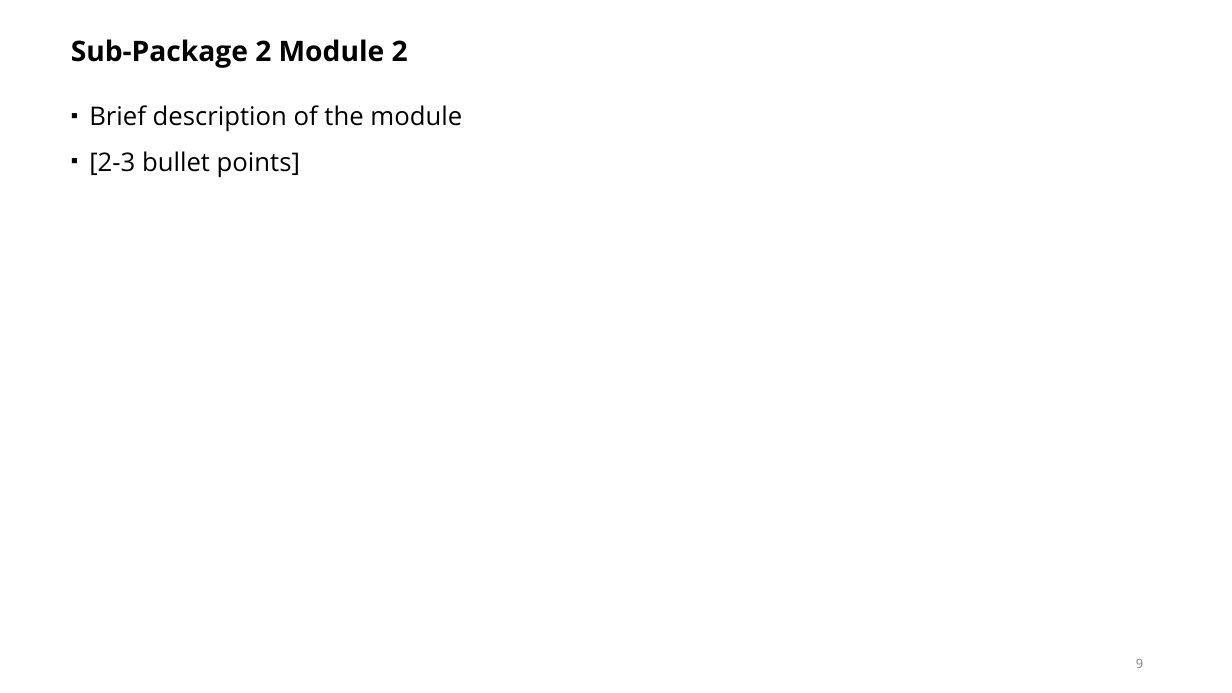
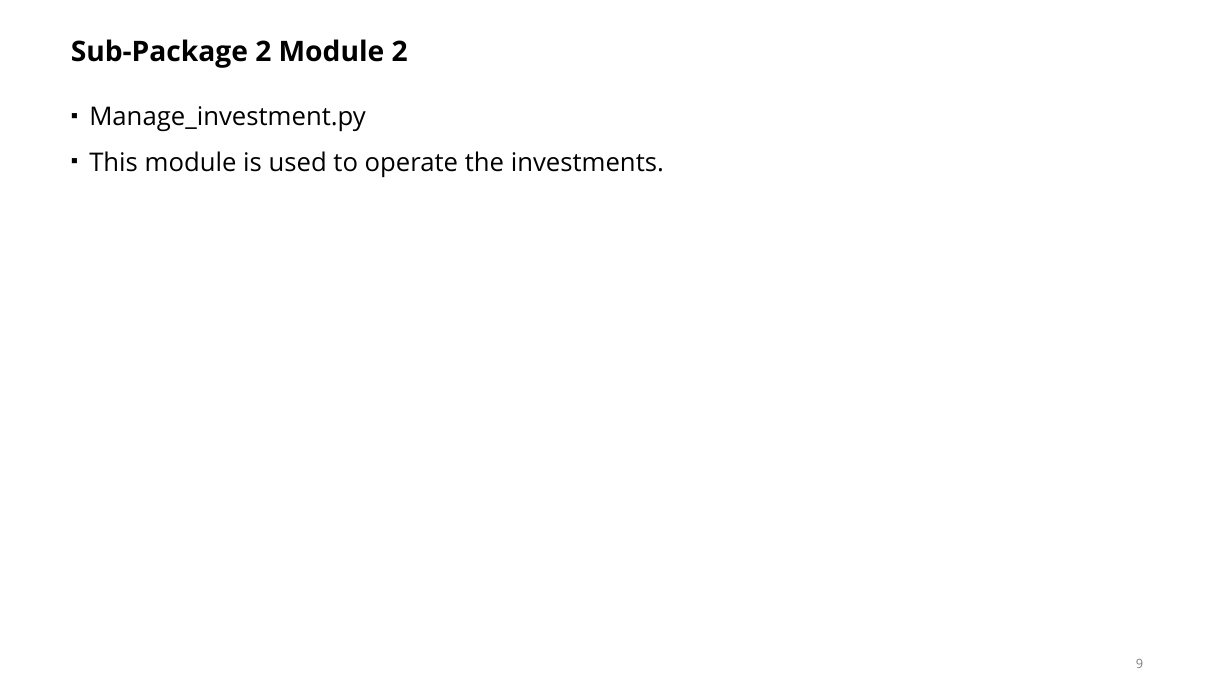
Before and after one commit to pengyuyang-315/Banking-Management, a slide deck: slide 9 of Presentation Template.pptx. Drawn at 1232x693 pixels with LibreOffice and Linux fonts; fonts in the diff are those of the drawing. Boxes give left, top, right and bottom in pixels: in the first picture for what was removed or moved away, otherwise in the second. Text is boxed around its words. In the diff, an @@ line names an element or a change of style, - is before the commit and + after.

```diff
--- a/Presentation Template.pptx
+++ b/Presentation Template.pptx
@@ text at (x1=89, y1=106, x2=664, y2=178): text changed @@
-▪ Brief description of the module
-▪ [2-3 bullet points]
+▪ Manage_investment.py
+▪ This module is used to operate the investments.
```
Also in this commit, not shown: 8 other slides changed.
